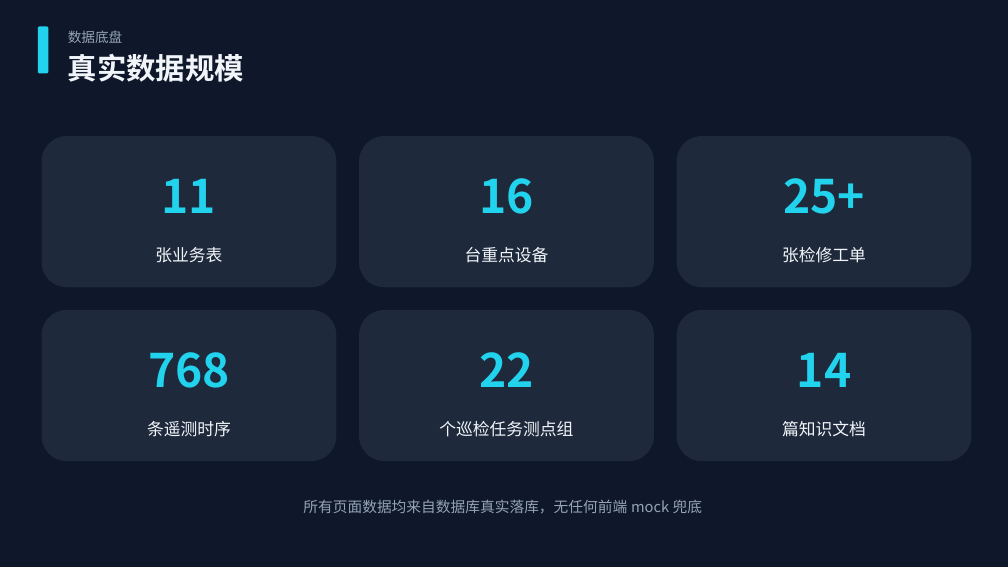
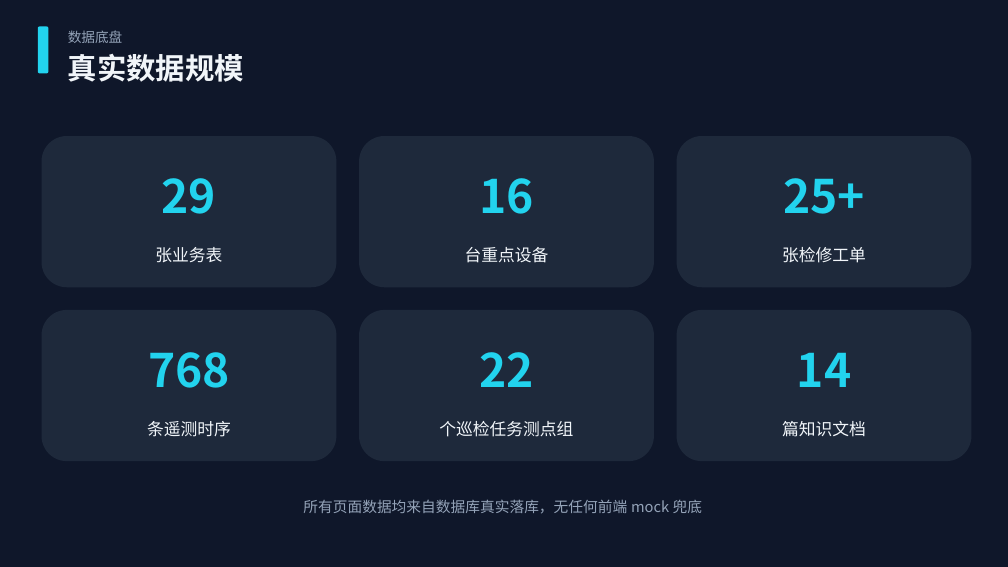
Before and after one commit to wt2026-dev/zhi-jian-an-shu, a slide deck: slide 11 of 参赛材料/8-作品介绍PPT.pptx. Drawn at 1008x567 pixels with LibreOffice and Linux fonts; fonts in the diff are those of the drawing. Boxes give left, top, right and bottom in pixels: in the first picture for what was removed or moved away, otherwise in the second. Text is boxed around its words. In the diff, an @@ line names an element or a change of style, - is before the commit and + after.

```diff
--- a/参赛材料/8-作品介绍PPT.pptx
+++ b/参赛材料/8-作品介绍PPT.pptx
@@ text at (x1=162, y1=178, x2=217, y2=214): text changed @@
-11
+29
```
Also in this commit, not shown: 3 other slides changed, 17 other files.
